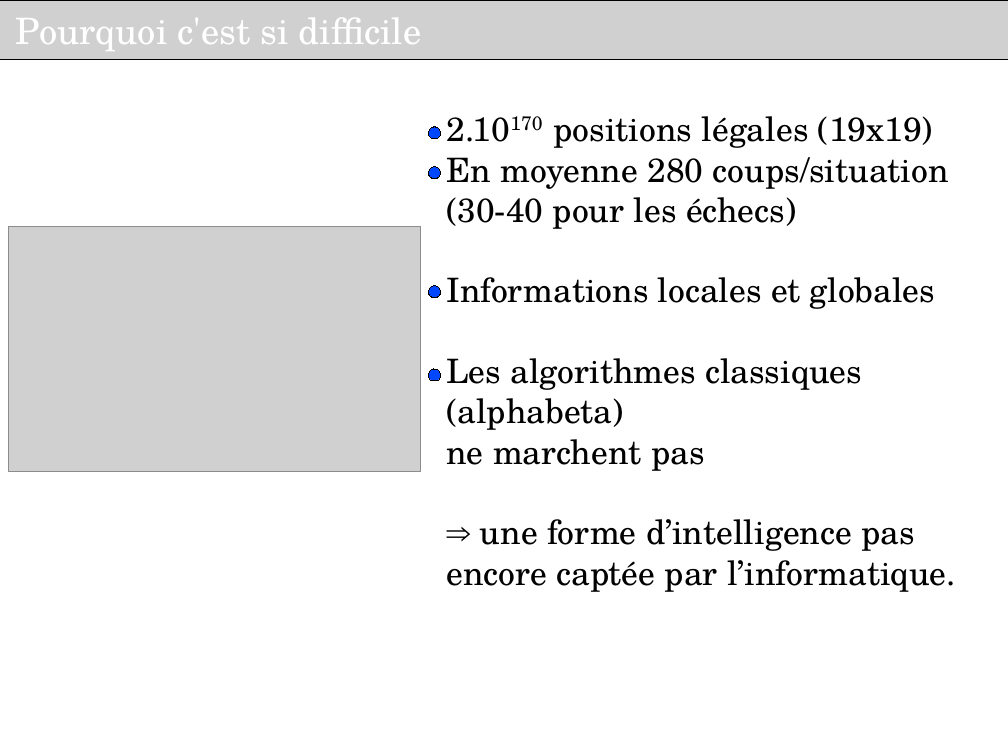
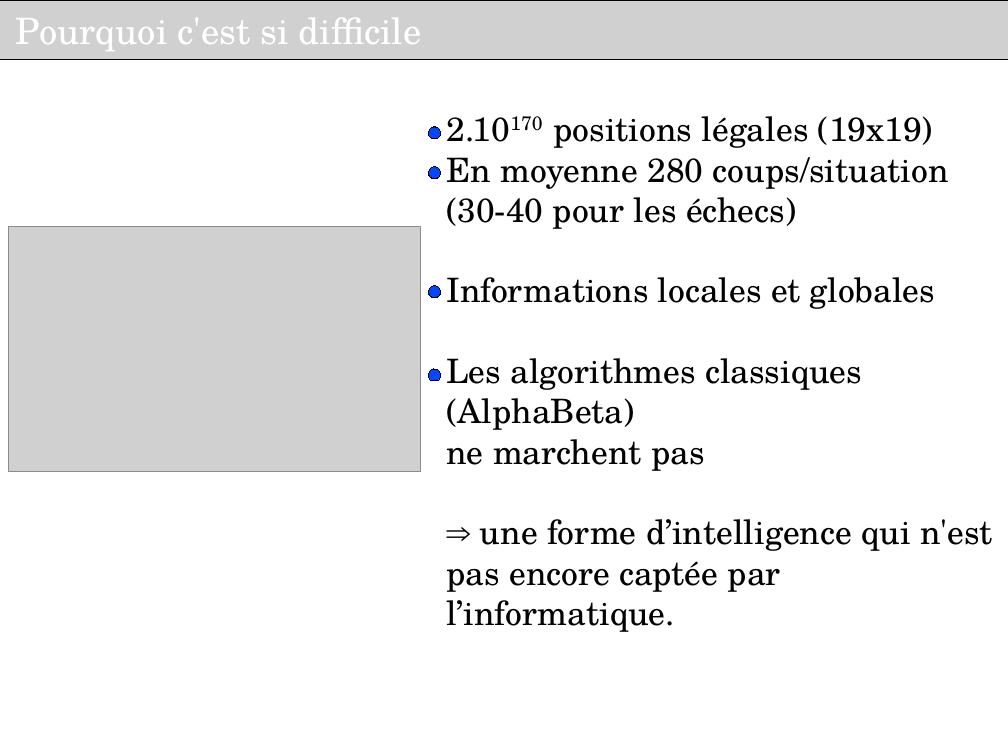
Before and after one commit to haspeleo/Android-Dev, a slide deck: slide 4 of MCTS/Soutenance_INRIA_V2.odp. Drawn at 1008x756 pixels with LibreOffice and Linux fonts; fonts in the diff are those of the drawing; grey boxes stand for pictures; background and template pictures are left out. Boxes give left, top, right and bottom in pixels: in the first picture for what was removed or moved away, otherwise in the second. Text is boxed around its words. In the diff, an @@ line names an element or a change of style, - is before the commit and + after.

```diff
--- a/MCTS/Soutenance_INRIA_V2.odp
+++ b/MCTS/Soutenance_INRIA_V2.odp
@@ text at bbox=[446, 358, 862, 430]: text changed @@
-Les algorithmes classiques (alphabeta)
+Les algorithmes classiques (AlphaBeta)
@@ text at bbox=[446, 519, 992, 632]: text changed @@
-⇒ une forme d’intelligence pas encore captée par l’informatique.
+⇒ une forme d’intelligence qui n'est pas encore captée par l’informatique.
```
Also in this commit, not shown: 3 other slides changed, 3 slides added, 1 slide removed.
